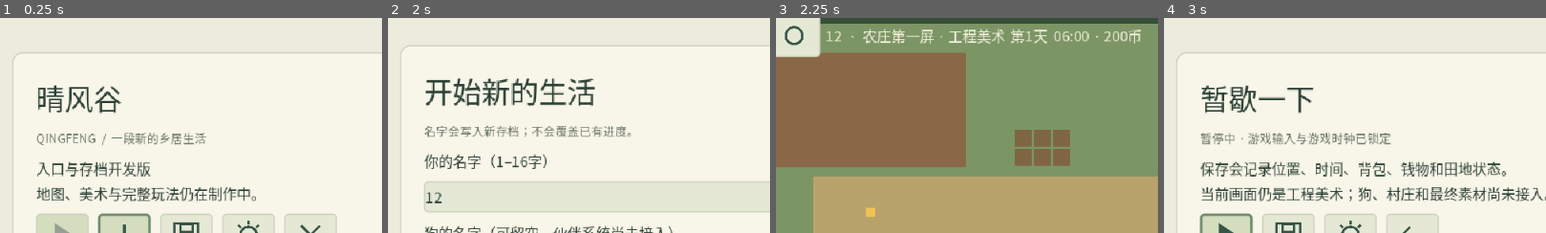
Above: before the commit, frames 1-4 (left to right).
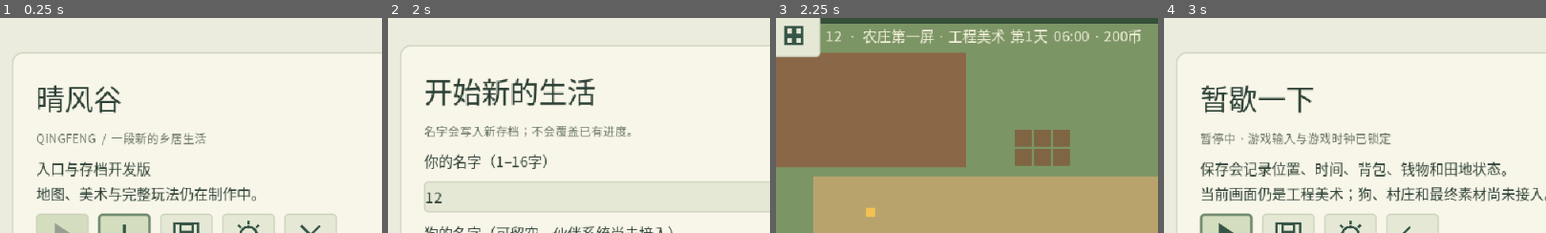
Above: after the commit, the same moments.

Repository: natefox2017/qingfeng
Game: Godot game, scene res://app/main.tscn
The game is run twice, just before and just after one commit, with the same random seed, the same clock (stepped at 60 frames per second) and the same inputs.
Inputs (mouse positions are % of the whole screen's width and height, from its top left):
- Up to frame 1 (0.25 s): no input
- Up to frame 2 (2 s): click (26, 54) at 0.52 s; click (50, 45) at 1.27 s; type "12" at 1.35 s; click (50, 61) at 1.5 s; type "12" at 1.58 s
- Up to frame 3 (2.25 s): click (18, 72) at 2.02 s
- Up to frame 4 (3 s): click (5, 7) at 2.77 s
The pictures show only the part of the screen within x 10-60%, y 3-53%; the shares and areas given below are measured in that part.

Frames 1-2 are identical in both runs. In frame 3, 0.3% of the frame differs, in the area x 2-8%, y 3-13%; in frame 4, nothing differs.

Commit message:
Add native inventory action glyph

Diff:
--- a/game/ui/widgets/action_button.gd
+++ b/game/ui/widgets/action_button.gd
@@ -22,6 +22,10 @@
 			draw_rect(Rect2(center-Vector2(10,10),Vector2(20,20)),color,false,2)
 			draw_rect(Rect2(center-Vector2(5,9),Vector2(10,6)),color,false,2)
 			draw_rect(Rect2(center+Vector2(-5,3),Vector2(10,6)),color,false,2)
+		"inventory":
+			for x in [-7,1]:
+				for y in [-7,1]:
+					draw_rect(Rect2(center+Vector2(x,y),Vector2(6,6)),color,false,2)
 		"settings":
 			draw_arc(center,7,0,TAU,24,color,2)
 			for i in 8:
